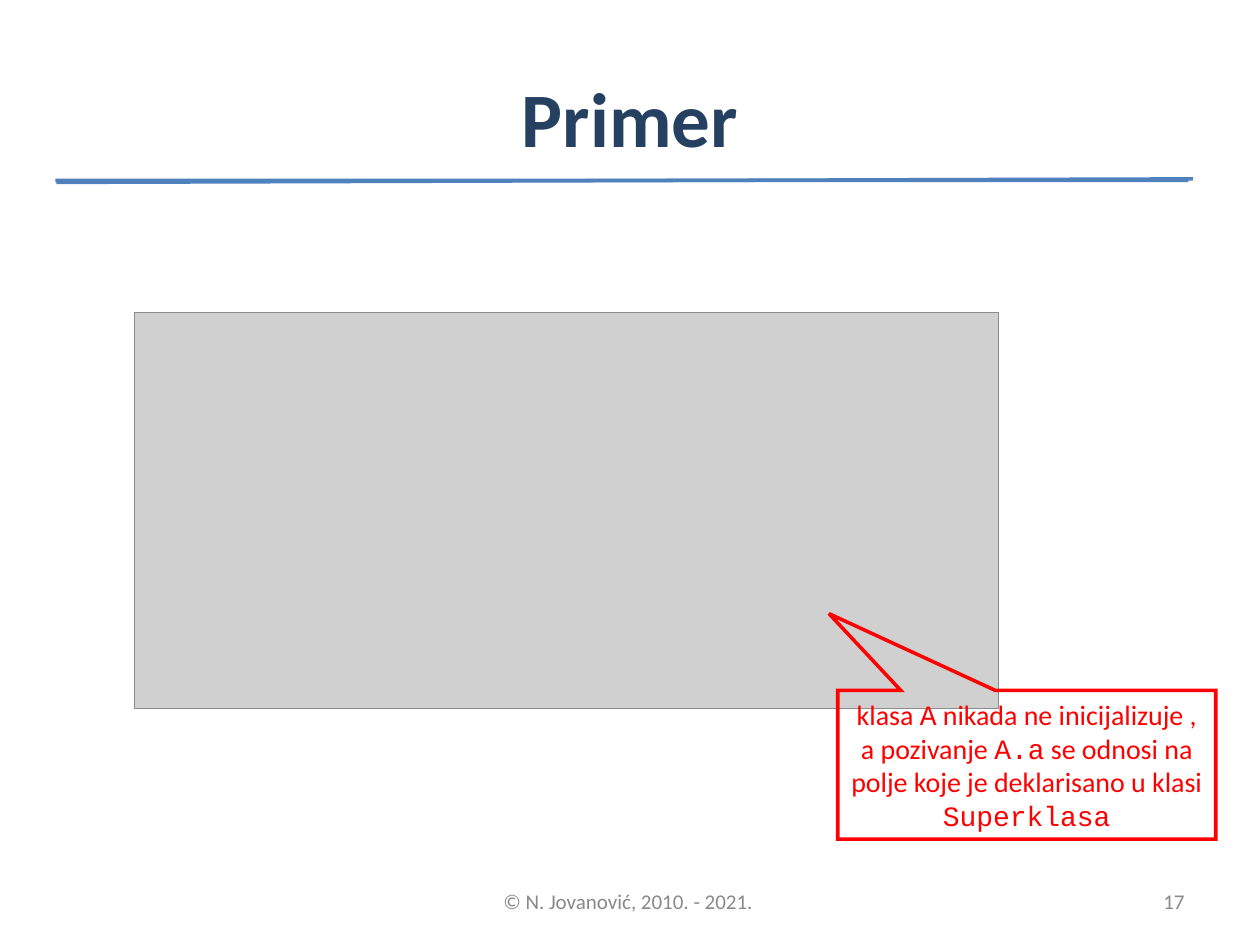
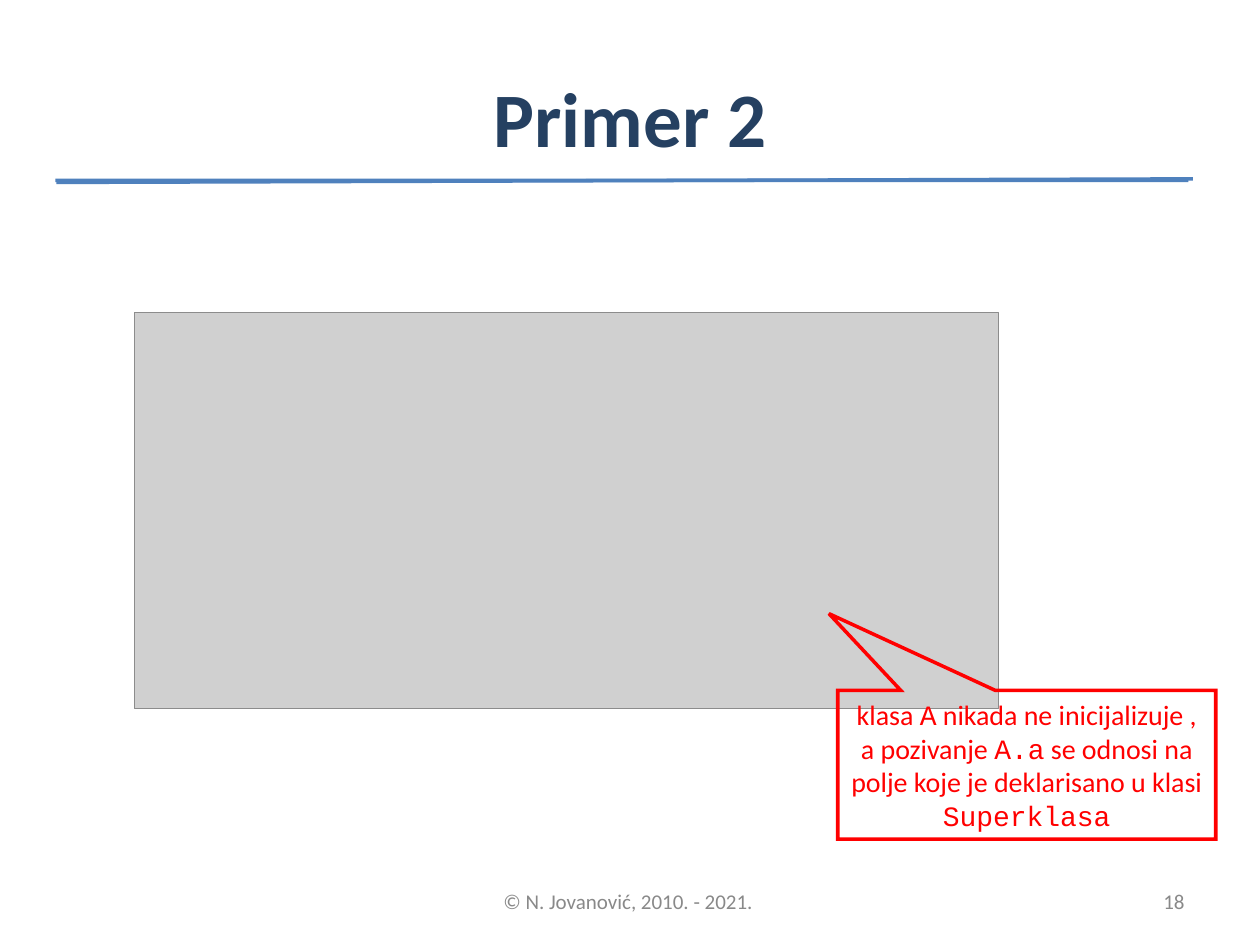
Before and after one commit to nndjov/oop2, a slide deck: slide 18 of 1_Izvrsavanja/1_IzvrsavanjePrograma.ppt (slide 17 before the commit). Drawn at 1260x945 pixels with LibreOffice and Linux fonts; fonts in the diff are those of the drawing; grey boxes stand for pictures. Boxes give left, top, right and bottom in pixels: in the first picture for what was removed or moved away, otherwise in the second. Text is boxed around its words. In the diff, an @@ line names an element or a change of style, - is before the commit and + after.

```diff
--- a/1_Izvrsavanja/1_IzvrsavanjePrograma.ppt
+++ b/1_Izvrsavanja/1_IzvrsavanjePrograma.ppt
@@ title at (x1=494, y1=93, x2=766, y2=148): text changed @@
-Primer
+Primer 2
@@ page number at (x1=1163, y1=895, x2=1184, y2=909): text changed @@
-17
+18
```
Also in this commit, not shown: 8 other slides changed, 6 slides added, 1 slide removed.
